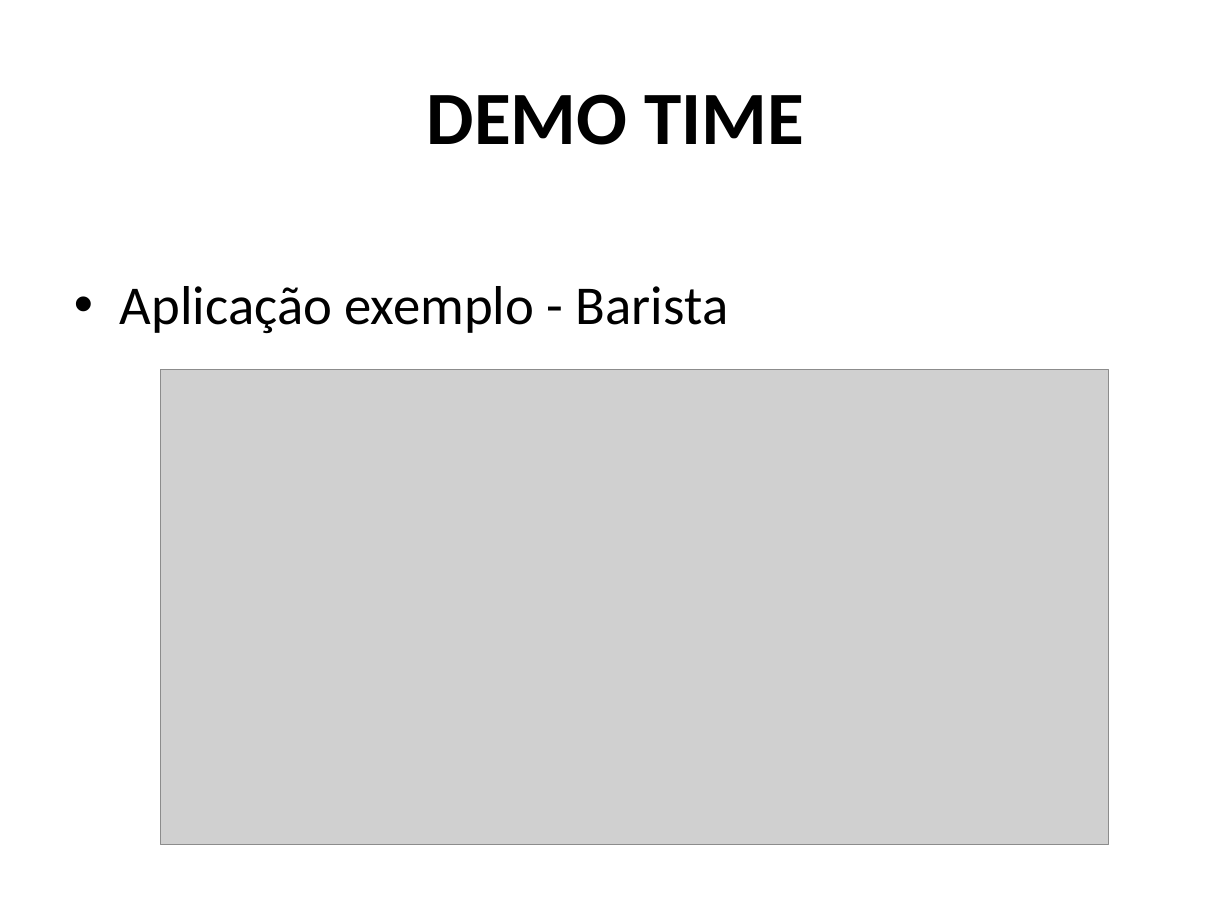
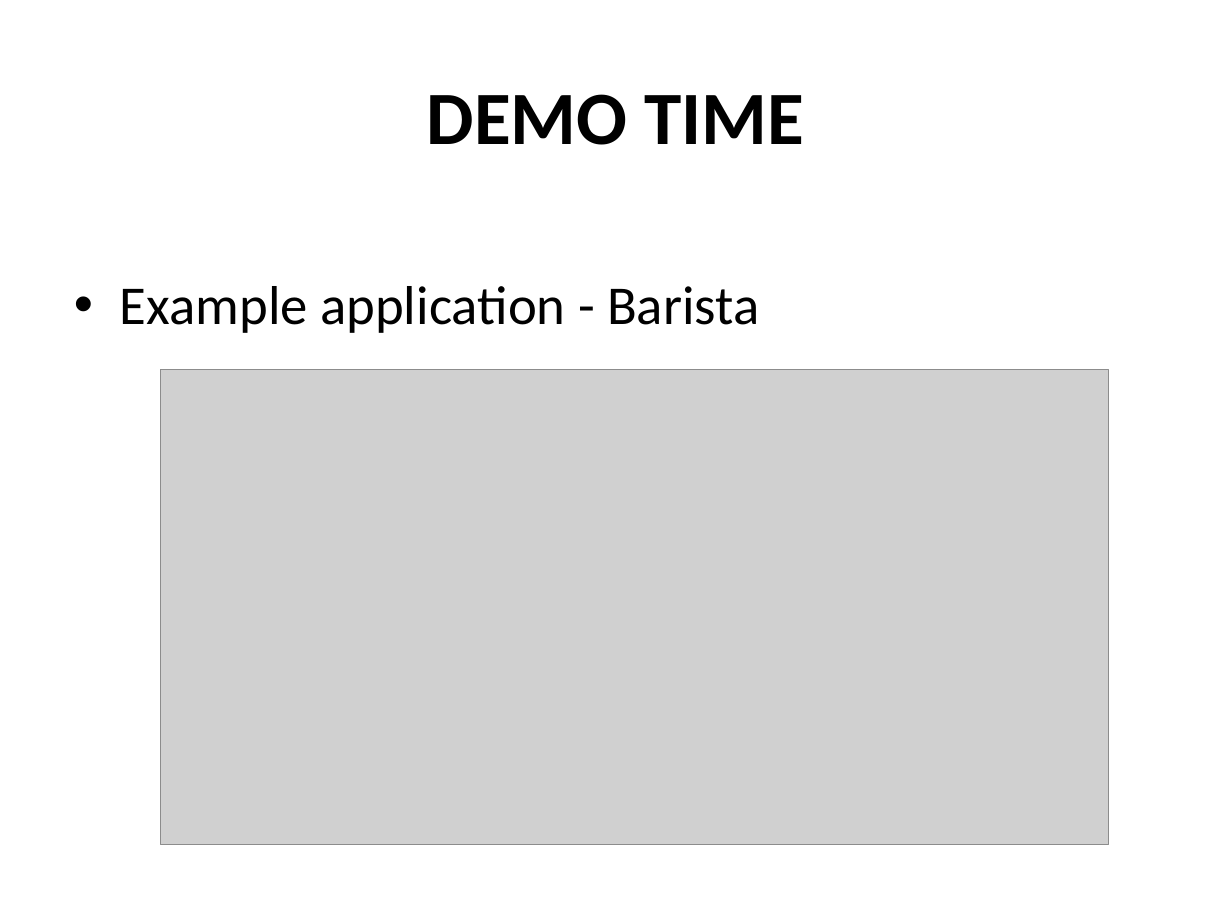
Before and after one commit to Cauliflower1988/cafe-si, a slide deck: slide 16 of src/site/training-resources/Sunset Integration.pptx. Drawn at 1232x924 pixels with LibreOffice and Linux fonts; fonts in the diff are those of the drawing; grey boxes stand for pictures. Boxes give left, top, right and bottom in pixels: in the first picture for what was removed or moved away, otherwise in the second. Text is boxed around its words. In the diff, an @@ line names an element or a change of style, - is before the commit and + after.

```diff
--- a/src/site/training-resources/Sunset Integration.pptx
+++ b/src/site/training-resources/Sunset Integration.pptx
@@ text at (120,286,759,333): text changed @@
-• Aplicação exemplo - Barista
+• Example application - Barista
```
Also in this commit, not shown: 12 other slides changed.
